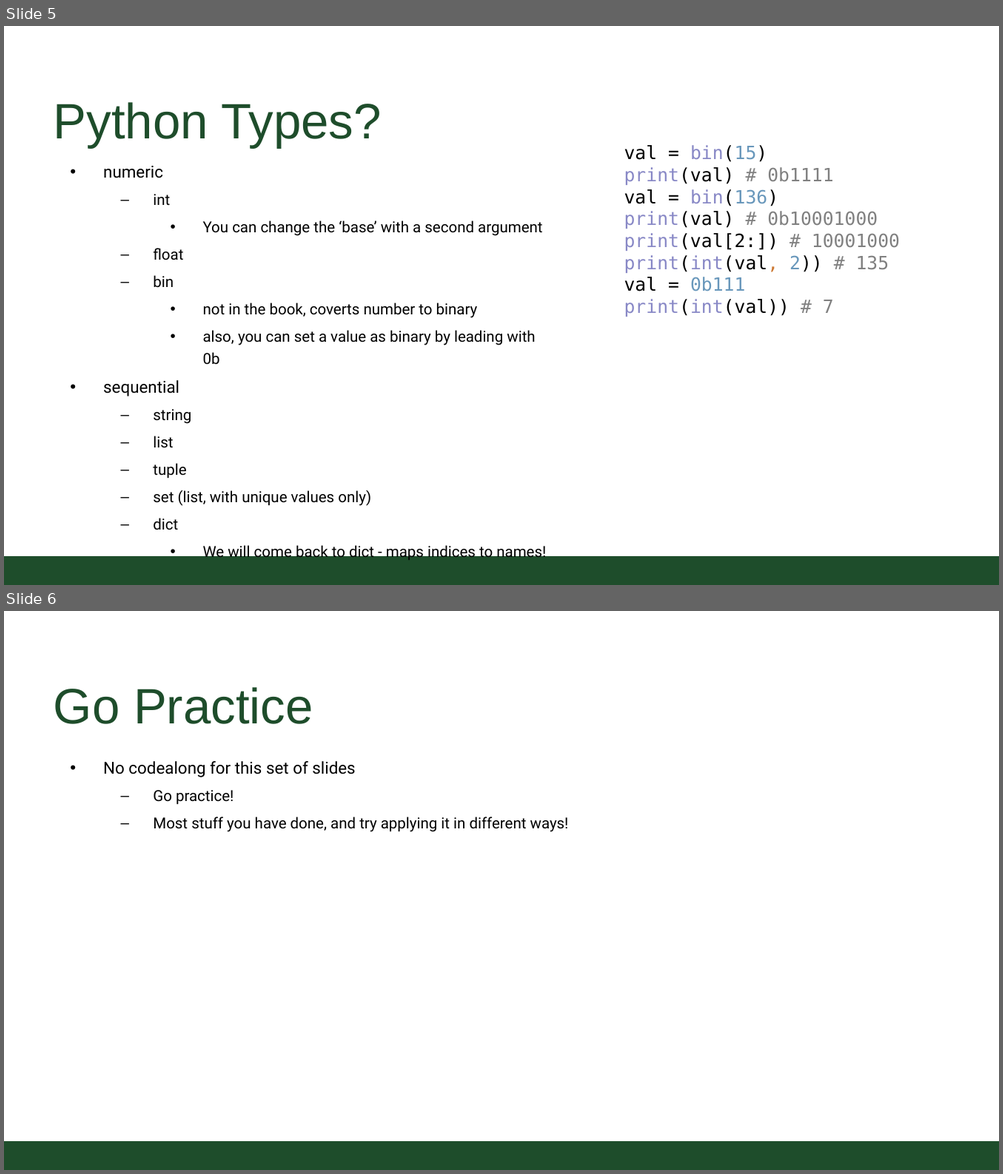
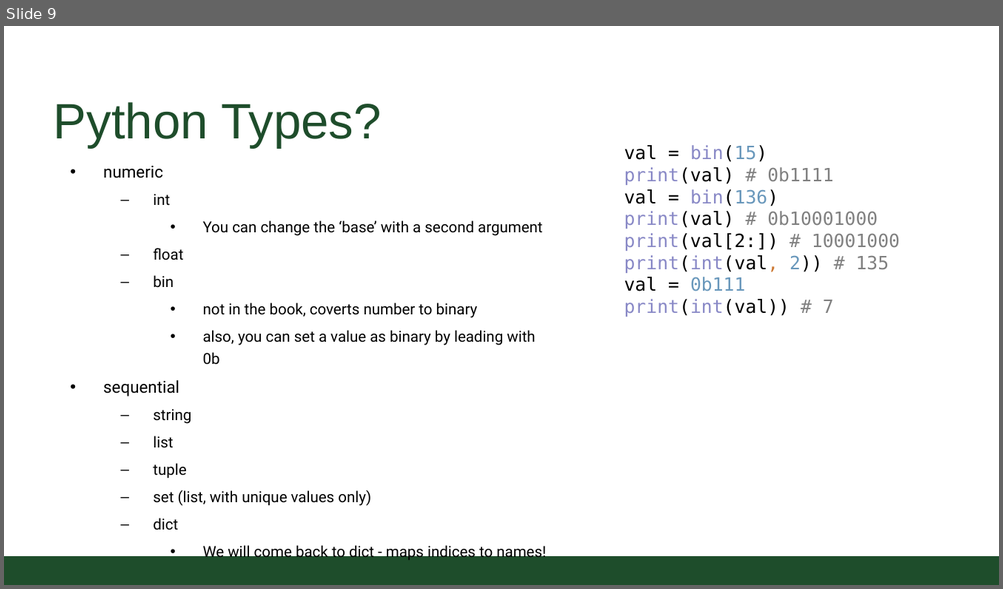
Before and after one commit to CSU-CS150B/handouts, a slide deck: Slides/On-Campus/09_01_1and0AddUp.pptx. Shown one above the other, each under a label of ours: slides 5 and 6 before the commit, slide 9 after it. The pictures are 1003x1174 and 1003x589 pixels, drawn with LibreOffice and Linux fonts; fonts in the diff are those of the drawing; background and template pictures are left out. Boxes give left, top, right and bottom in pixels: in the first picture for what was removed or moved away, otherwise in the second. Text is boxed around its words. In the diff, an @@ line names an element or a change of style, - is before the commit and + after.

```diff
--- a/Slides/On-Campus/09_01_1and0AddUp.pptx
+++ b/Slides/On-Campus/09_01_1and0AddUp.pptx
@@ slide 6 removed at (4, 611, 999, 1170), background #FFFFFF; not listed: 1 template element that a slide beside it also shows @@
@@ title removed at (54, 687, 313, 724) @@
-Go Practice
@@ text removed at (103, 761, 569, 832) @@
-• No codealong for this set of slides
-  – Go practice!
-  – Most stuff you have done, and try applying it in different ways!
@@ what was slide 5 is now slide 9 @@
```
Also in this commit, not shown: 4 slides added, 2 other files.
